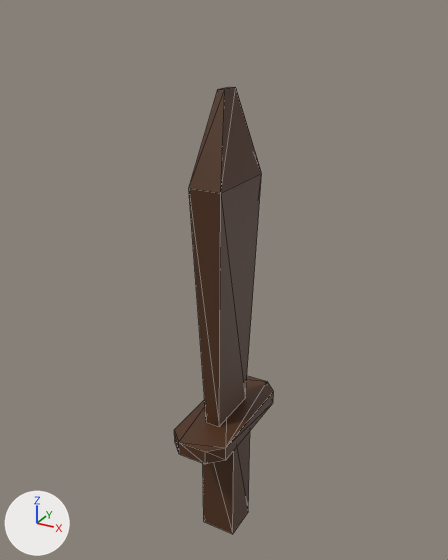
An edit to the glTF model Assets/Meshes/wood_sword.glb, drawn before and after from the same camera.
Before and after are seen from a 50 mm camera at (1.86, -3.42, 2.82) aimed at (-0.05, 0.05, 1.09). The lights are fixed; the arrows at lower left show +X, +Y and +Z. Mesh edges are drawn as thin lines. Where no turn or scale is listed for an object, it has been applied to the vertices. Vertices at the same position are counted once.

The scene before the commit, as lines of its bpy script (objects in view):
```python
me_cube_002 = bpy.data.meshes.new('Cube.002')
me_cube_002.from_pydata(...)  # 36 vertices, 60 faces; spans x -0.25..0.25, y -0.58..0.58, z -1.12..2.55
me_cube_002.materials.append(mat_material_001)  # brown #51311a
ob_cube_001 = bpy.data.objects.new('Cube.001', me_cube_002)
ob_cube_001.location = (0.0, 0.0, 0.025)
ob_cube_001.scale = (0.856, 0.856, 0.923)
```
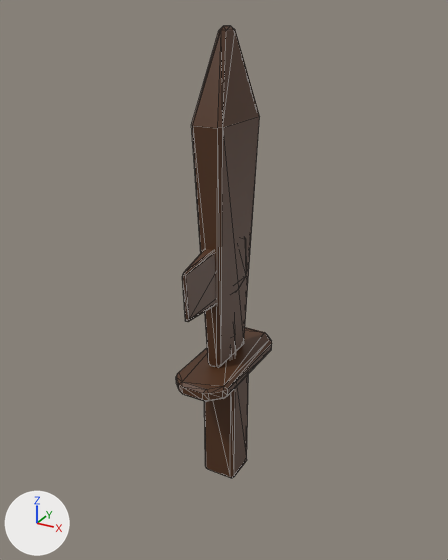
Pixel boxes (x1, y1, x2, y2) of what changed, in the pictures (448 x 560 px):
```json
{"object": "Cube.001", "change": "reshaped, moved, rescaled", "before": [174, 87, 274, 534], "after": [176, 26, 272, 478]}
{"object": "Cylinder", "change": "added", "after": [182, 249, 247, 359], "on screen": "brown"}
{"part": 1, "of": "me_cube_002", "change": "rebuilt", "before": [189, 87, 262, 426], "after": [191, 26, 260, 367]}
{"part": 2, "of": "me_cube_002", "change": "rebuilt", "before": [203, 431, 250, 534], "after": [204, 375, 248, 478], "on screen": "6% narrower"}
{"part": 3, "of": "me_cube_002", "change": "added", "after": [176, 327, 272, 402], "on screen": "brown"}
{"part": 4, "of": "me_cube_002", "change": "deleted", "before": [174, 376, 274, 464], "on screen": "brown"}
```

The change, as JSON lines over the scene's bpy script:
```json
{"block": "me_cube_002", "where": "# used by ob_cube_001; location = (0.0, 0.0, 0.025); scale = (0.856, 0.856, 0.923)"}
{"op": "remove", "block": "me_cube_002", "code": "me_cube_002.from_pydata(...)  # 36 vertices, 60 faces; spans x -0.25..0.25, y -0.58..0.58, z -1.12..2.55"}
{"op": "add", "block": "me_cube_002", "code": "me_cube_002.from_pydata(...)  # 104 vertices, 196 faces; spans x -0.25..0.25, y -0.58..0.58, z -0.54..3.12"}
{"block": "me_cube_002", "change": "me_cube_002 part 1: the loose piece of 12 vertices spanning x -0.13..0.13, y -0.33..0.33, z 0.03..2.55 is rebuilt with 32 vertices and now spans x -0.13..0.13, y -0.33..0.33, z 0.6..3.12"}
{"block": "me_cube_002", "change": "me_cube_002 part 2: the loose piece of 8 vertices spanning x -0.16..0.16, y -0.16..0.16, z -1.12..-0.03 is rebuilt with 24 vertices and now spans x -0.16..0.16, y -0.16..0.16, z -0.54..0.54"}
{"block": "me_cube_002", "change": "me_cube_002 part 3: a new loose piece of 48 vertices spanning x -0.25..0.25, y -0.58..0.58, z 0.49..0.6, in mat_material_001 (brown #51311a)"}
{"block": "me_cube_002", "change": "me_cube_002 part 4: the loose piece of 16 vertices spanning x -0.25..0.25, y -0.58..0.58, z -0.08..0.03 is deleted"}
{"op": "add", "block": "me_cylinder", "code": ["me_cylinder = bpy.data.meshes.new('Cylinder')", "me_cylinder.from_pydata(...)  # 100 vertices, 192 faces; spans x -0.09..0.09, y -0.56..0.17, z -1.04..1.04", "me_cylinder.materials.append(mat_material_001)  # brown #51311a"]}
{"op": "set", "path": "ob_cube_001.location", "old": "(0.0, 0.0, 0.025)", "new": "(0.0, 0.0, -0.002)"}
{"op": "set", "path": "ob_cube_001.scale", "old": "(0.856, 0.856, 0.923)", "new": "(0.81, 0.81, 0.873)"}
{"op": "add", "block": "ob_cylinder", "code": ["ob_cylinder = bpy.data.objects.new('Cylinder', me_cylinder)", "ob_cylinder.location = (0.0, 0.0, 0.487)"]}
```
